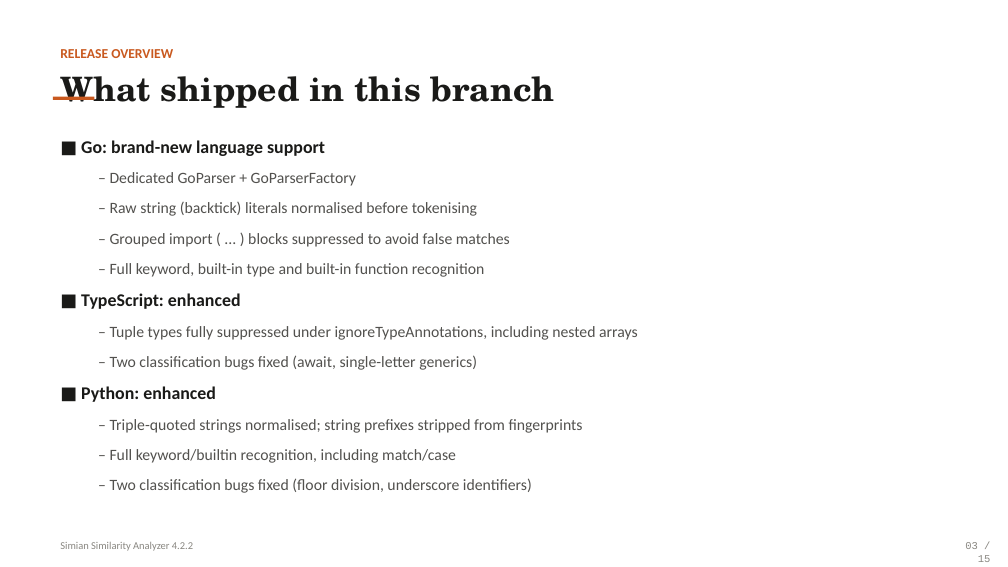
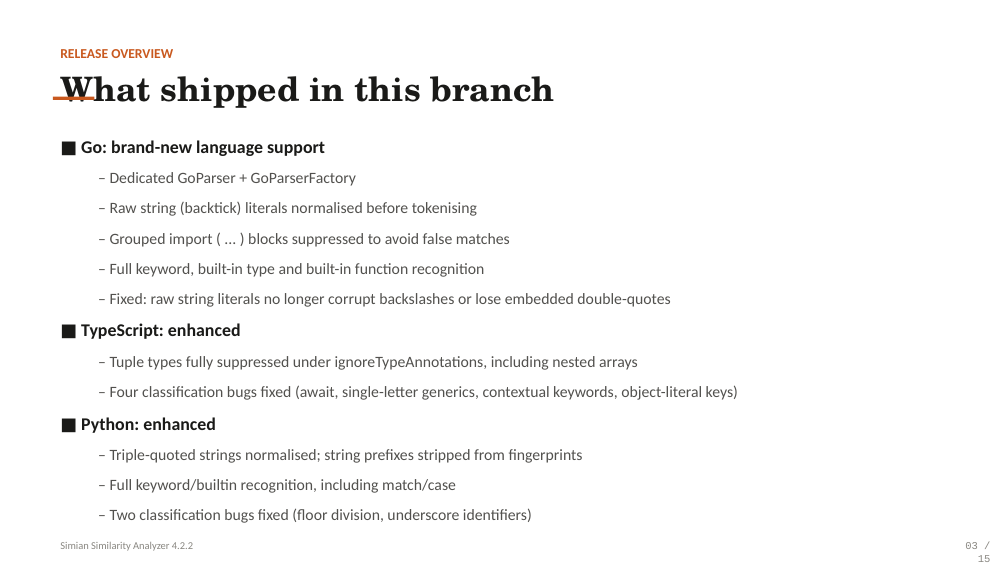
Before and after one commit to quandarypeak/simian, a slide deck: slide 3 of docs/simian-4.2.2-presentation.pptx. Drawn at 1008x567 pixels with LibreOffice and Linux fonts; fonts in the diff are those of the drawing. Boxes give left, top, right and bottom in pixels: in the first picture for what was removed or moved away, otherwise in the second. Text is boxed around its words. In the diff, an @@ line names an element or a change of style, - is before the commit and + after.

Commit message:
Update presentation for post-merge fixes and accurate counts
- Bug count was stale at 4; now reflects all 7 fixes (adds the Go
  raw-string corruption fix and the two TypeScript/JavaScript
  contextual-keyword fixes)
- Updates slide 1 headline/stats, slide 2 agenda, slide 3/6/8 summary
  bullets, and condenses slide 12's 4-card layout into one 7-item list
- Corrects the test-line count (+2,600 -> +4,500) and slide 4's stale
  "current HEAD" label
- Verified via content extraction, file validation, and a full visual
  render of every changed slide

```diff
--- a/docs/simian-4.2.2-presentation.pptx
+++ b/docs/simian-4.2.2-presentation.pptx
@@ text at [110, 293, 670, 307]: paragraph added @@
+  – Fixed: raw string literals no longer corrupt backslashes or lose embedded double-quotes
@@ text at [110, 385, 738, 400]: text changed @@
-  – Two classification bugs fixed (await, single-letter generics)
+  – Four classification bugs fixed (await, single-letter generics, contextual keywords, object-literal keys)
```
Also in this commit, not shown: 5 other slides changed, 1 slide added, 1 slide removed.
